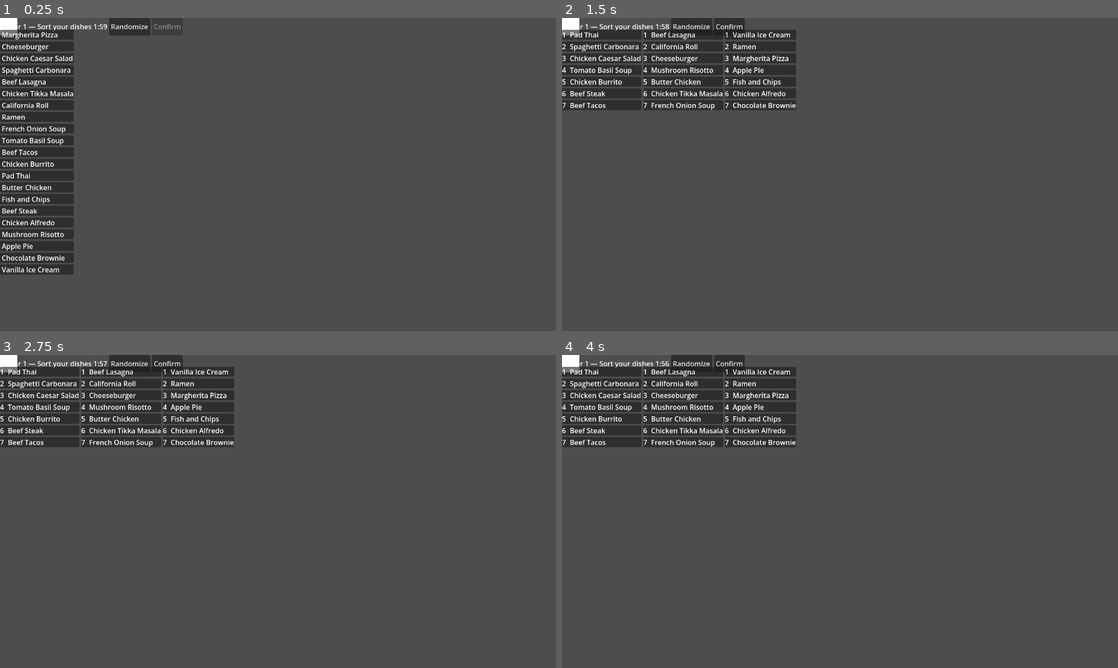
Above: before the commit, frames 1-4 (two rows, left to right).
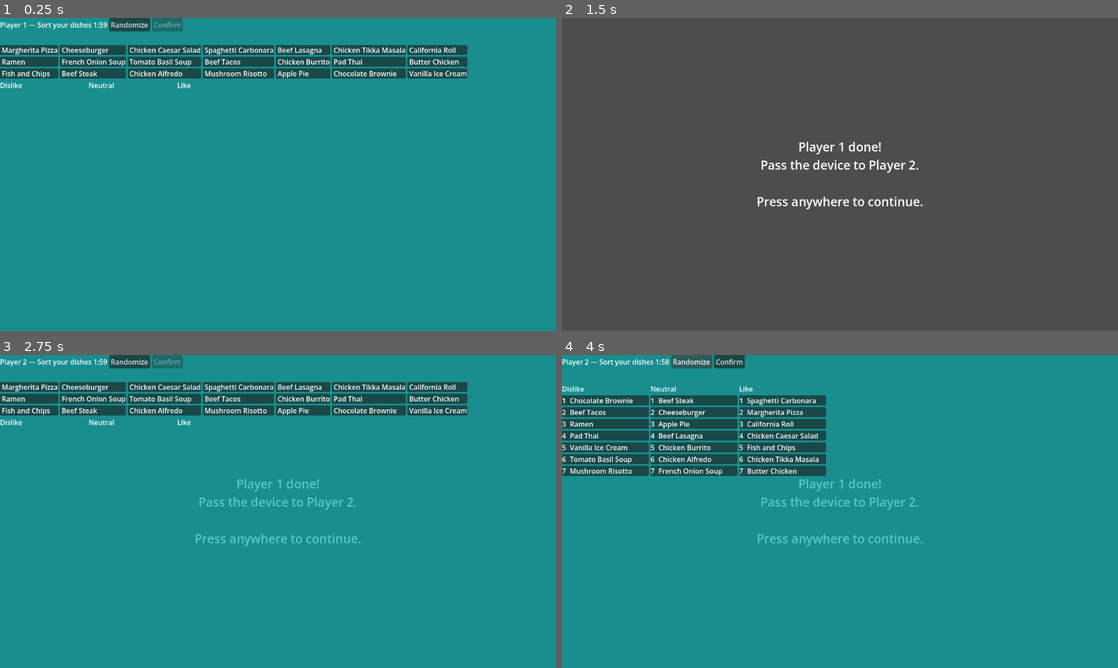
Above: after the commit, the same moments.

Repository: lawskqy/taste-duel
Game: Godot game, scene res://Main.tscn
Same seed, same stepped clock (60 frames per second), same inputs: the game is played once before the commit and once after it.
Inputs (mouse positions are in pixels of both pictures, inside the frame that each line leads up to):
- Up to frame 1 (0.25 s): no input
- Up to frame 2 (1.5 s): click "Randomize" at 0.5 s; click "Confirm" at 1.25 s
- Up to frame 3 (2.75 s): click (166, 364) at 2 s, where only the run before the commit has a clickable "Confirm"
- Up to frame 4 (4 s): click "Randomize" at 2.75 s; click "Randomize" at 3.5 s

The runs differ from the first frame. In frame 1, 100% of the frame differs, in the area x 0-100%, y 0-100%; in frame 2, 9.9%; in frame 3, 100%; in frame 4, 100%.

Commit message:
fixed confirm button, fixed drag and drop and columns in PreferenceForm

Diff:
--- a/PreferenceForm.gd
+++ b/PreferenceForm.gd
@@ -1,13 +1,13 @@
 extends Control
 
-@onready var player_label = $Header/PlayerLabel
-@onready var timer_label = $Header/TimerLabel
-@onready var randomize_btn = $Header/Buttons/RandomizeButton
-@onready var confirm_btn = $Header/Buttons/ConfirmButton
-@onready var pool_grid = $Pool/PoolGrid
-@onready var dislike_list = $Columns/DislikeColumn/DislikeList
-@onready var neutral_list = $Columns/NeutralColumn/NeutralList
-@onready var like_list = $Columns/LikeColumn/LikeList
+@onready var player_label = $Layout/Header/PlayerLabel
+@onready var timer_label = $Layout/Header/TimerLabel
+@onready var randomize_btn = $Layout/Header/Buttons/RandomizeButton
+@onready var confirm_btn = $Layout/Header/Buttons/ConfirmButton
+@onready var pool_grid = $Layout/Pool/PoolGrid
+@onready var dislike_list = $Layout/Columns/DislikeColumn/DislikeList
+@onready var neutral_list = $Layout/Columns/NeutralColumn/NeutralList
+@onready var like_list = $Layout/Columns/LikeColumn/LikeList
 
 const DISH_CARD = preload("res://DishCard.tscn")
 const TIME_LIMIT = 120
@@ -60,13 +60,23 @@
 	if drag_ghost:
 		drag_ghost.global_position = get_global_mouse_position() + drag_offset
 
-func _unhandled_input(event: InputEvent) -> void:
+var drag_start_pos: Vector2 = Vector2.ZERO
+var mouse_held: bool = false
+var drag_threshold: float = 5.0
+
+func _input(event: InputEvent) -> void:
 	if event is InputEventMouseButton:
 		if event.button_index == MOUSE_BUTTON_LEFT:
 			if event.pressed:
-				_try_start_drag(event.global_position)
+				drag_start_pos = event.global_position
+				mouse_held = true
 			else:
+				mouse_held = false
 				_end_drag(event.global_position)
+	elif event is InputEventMouseMotion:
+		if mouse_held and not dragging_card:
+			if event.global_position.distance_to(drag_start_pos) > drag_threshold:
+				_try_start_drag(drag_start_pos)
 
 func _try_start_drag(mouse_pos: Vector2) -> void:
 	for list in all_lists:
--- a/preferenceForm.tscn
+++ b/preferenceForm.tscn
@@ -12,71 +12,85 @@
 script = ExtResource("1_j7t3q")
 
 [node name="Background" type="ColorRect" parent="." unique_id=82395402]
+layout_mode = 1
+anchors_preset = 15
+anchor_right = 1.0
+anchor_bottom = 1.0
+grow_horizontal = 2
+grow_vertical = 2
+color = Color(0, 0.68235296, 0.68235296, 0.67058825)
+
+[node name="Layout" type="VBoxContainer" parent="." unique_id=1300642168]
 layout_mode = 0
 offset_right = 40.0
 offset_bottom = 40.0
 
-[node name="Header" type="HBoxContainer" parent="." unique_id=2101909733]
-layout_mode = 0
-offset_right = 40.0
-offset_bottom = 40.0
-
-[node name="PlayerLabel" type="Label" parent="Header" unique_id=619678323]
+[node name="Header" type="HBoxContainer" parent="Layout" unique_id=2101909733]
 layout_mode = 2
 
-[node name="TimerLabel" type="Label" parent="Header" unique_id=1618073625]
+[node name="PlayerLabel" type="Label" parent="Layout/Header" unique_id=619678323]
 layout_mode = 2
 
-[node name="Buttons" type="HBoxContainer" parent="Header" unique_id=1357622443]
+[node name="TimerLabel" type="Label" parent="Layout/Header" unique_id=1618073625]
 layout_mode = 2
 
-[node name="RandomizeButton" type="Button" parent="Header/Buttons" unique_id=998663374]
+[node name="Buttons" type="HBoxContainer" parent="Layout/Header" unique_id=1357622443]
+layout_mode = 2
+
+[node name="RandomizeButton" type="Button" parent="Layout/Header/Buttons" unique_id=998663374]
 layout_mode = 2
 text = "Randomize"
 
-[node name="ConfirmButton" type="Button" parent="Header/Buttons" unique_id=2089249518]
+[node name="ConfirmButton" type="Button" parent="Layout/Header/Buttons" unique_id=2089249518]
 layout_mode = 2
 text = "Confirm"
 
-[node name="Pool" type="VBoxContainer" parent="." unique_id=2127281493]
-layout_mode = 0
-offset_right = 40.0
-offset_bottom = 40.0
-
-[node name="PoolHeader" type="Label" parent="Pool" unique_id=1615329277]
+[node name="Pool" type="VBoxContainer" parent="Layout" unique_id=2127281493]
 layout_mode = 2
 
-[node name="PoolGrid" type="GridContainer" parent="Pool" unique_id=1366987980]
+[node name="PoolHeader" type="Label" parent="Layout/Pool" unique_id=1615329277]
 layout_mode = 2
 
-[node name="Columns" type="HBoxContainer" parent="." unique_id=1155287510]
-layout_mode = 0
-offset_right = 40.0
-offset_bottom = 40.0
+[node name="PoolGrid" type="GridContainer" parent="Layout/Pool" unique_id=1366987980]
+layout_mode = 2
+columns = 7
 
-[node name="DislikeColumn" type="VBoxContainer" parent="Columns" unique_id=422375204]
+[node name="Columns" type="HBoxContainer" parent="Layout" unique_id=1155287510]
+custom_minimum_size = Vector2(50, 200)
 layout_mode = 2
 
-[node name="DislikeHeader" type="Label" parent="Columns/DislikeColumn" unique_id=822332970]
+[node name="DislikeColumn" type="VBoxContainer" parent="Layout/Columns" unique_id=422375204]
+custom_minimum_size = Vector2(200, 300)
 layout_mode = 2
 
-[node name="DislikeList" type="VBoxContainer" parent="Columns/DislikeColumn" unique_id=1832672267]
+[node name="DislikeHeader" type="Label" parent="Layout/Columns/DislikeColumn" unique_id=822332970]
+layout_mode = 2
+text = "Dislike"
+
+[node name="DislikeList" type="VBoxContainer" parent="Layout/Columns/DislikeColumn" unique_id=1832672267]
+custom_minimum_size = Vector2(200, 300)
 layout_mode = 2
 
-[node name="NeutralColumn" type="VBoxContainer" parent="Columns" unique_id=1048030153]
+[node name="NeutralColumn" type="VBoxContainer" parent="Layout/Columns" unique_id=1048030153]
+custom_minimum_size = Vector2(200, 300)
 layout_mode = 2
 
-[node name="NeutralHeader" type="Label" parent="Columns/NeutralColumn" unique_id=1005260035]
+[node name="NeutralHeader" type="Label" parent="Layout/Columns/NeutralColumn" unique_id=1005260035]
+layout_mode = 2
+text = "Neutral"
+
+[node name="NeutralList" type="VBoxContainer" parent="Layout/Columns/NeutralColumn" unique_id=1307674524]
+custom_minimum_size = Vector2(200, 300)
 layout_mode = 2
 
-[node name="NeutralList" type="VBoxContainer" parent="Columns/NeutralColumn" unique_id=1307674524]
+[node name="LikeColumn" type="VBoxContainer" parent="Layout/Columns" unique_id=1488484870]
+custom_minimum_size = Vector2(200, 300)
 layout_mode = 2
 
-[node name="LikeColumn" type="VBoxContainer" parent="Columns" unique_id=1488484870]
+[node name="LikeHeader" type="Label" parent="Layout/Columns/LikeColumn" unique_id=1068827629]
 layout_mode = 2
+text = "Like"
 
-[node name="LikeHeader" type="Label" parent="Columns/LikeColumn" unique_id=1068827629]
+[node name="LikeList" type="VBoxContainer" parent="Layout/Columns/LikeColumn" unique_id=317059178]
+custom_minimum_size = Vector2(200, 300)
 layout_mode = 2
-
-[node name="LikeList" type="VBoxContainer" parent="Columns/LikeColumn" unique_id=317059178]
-layout_mode = 2
